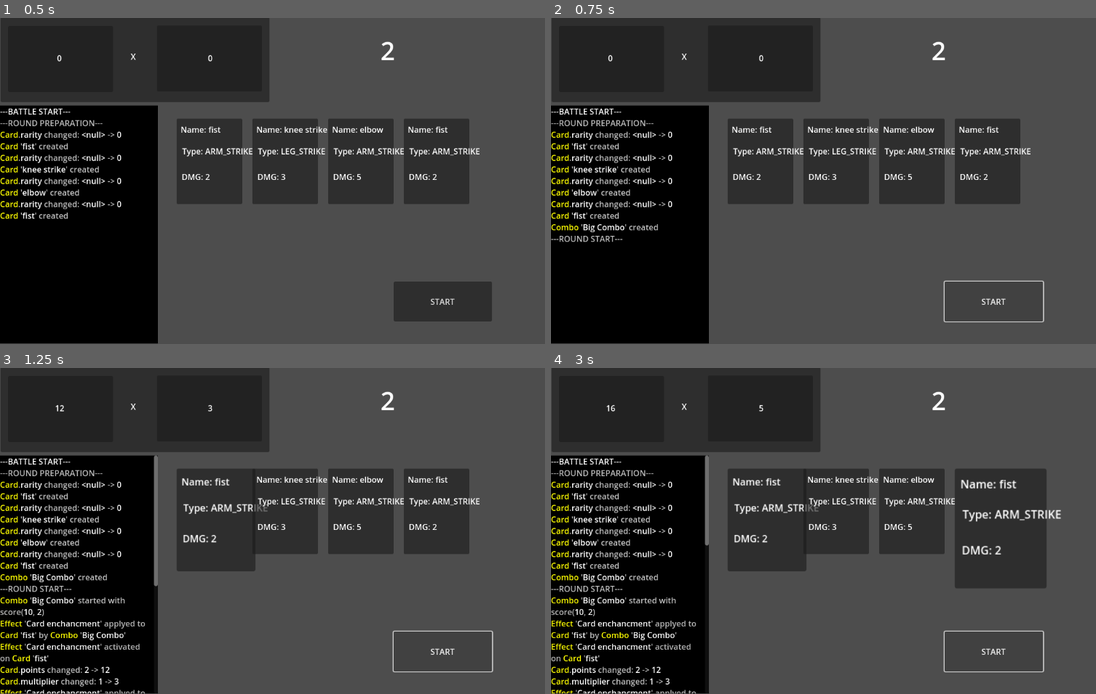
Above: before the commit, frames 1-4 (two rows, left to right).
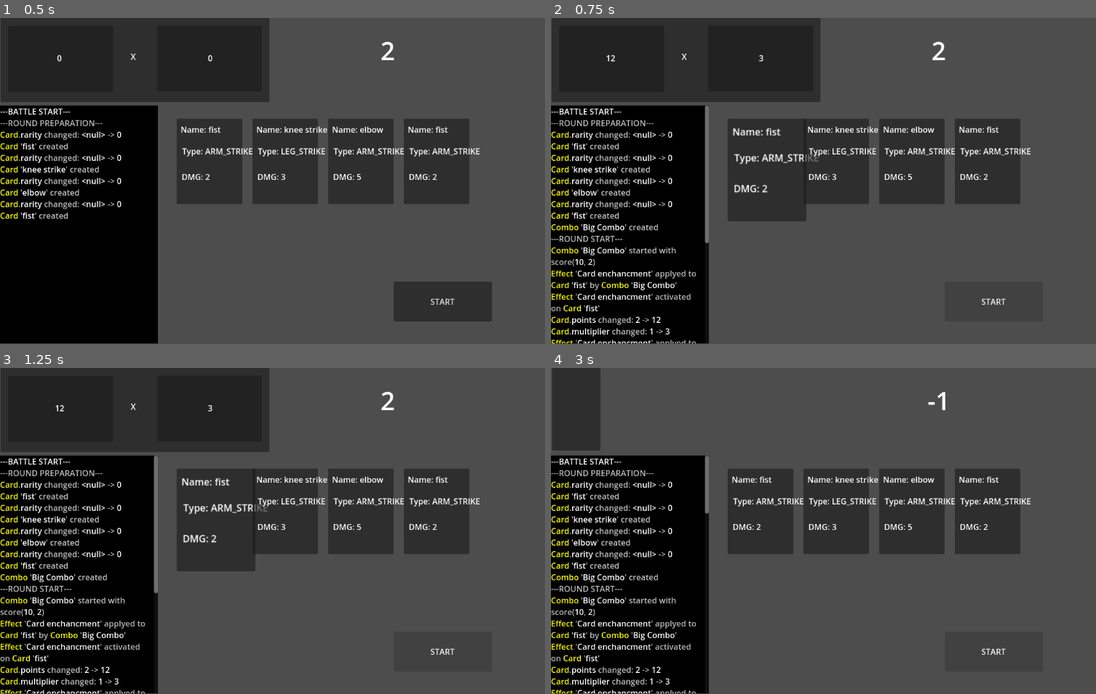
Above: after the commit, the same moments.

Repository: C0ldSt33l/Fighting-Card-Game
Game: Godot game, scene res://test_scene.tscn
Same seed, same stepped clock (60 frames per second), same inputs: the game is played once before the commit and once after it.
Inputs:
- Up to frame 1 (0.5 s): no input
- Up to frame 2 (0.75 s): click "START" at 0.5 s
- Up to frame 3 (1.25 s): no input
- Up to frame 4 (3 s): click "START" at 1.25 s; click "START" at 2 s; tap Enter (ui_accept) at 2.75, 2.85 s

Frame 1 is identical in both runs. In frame 2, 4.1% of the frame differs, in the area x 0-91%, y 11-100%; in frame 3, 0.2%; in frame 4, 16%, in the area x 0-94%, y 0-94%.

Commit message:
add turn-based round playing for debugging and some refactoring

Diff:
--- a/battle/cursor.gd
+++ b/battle/cursor.gd
@@ -4,8 +4,12 @@
 var size: int = -1
 
 
+func set_index(i: int) -> void:
+	self.index = i
+
+
 func set_size(size: int) -> void:
-	self.size = size - 1
+	self.size = size
 
 
 func reset() -> void:
--- a/card/card.gd
+++ b/card/card.gd
@@ -4,6 +4,7 @@
 @onready var name_label := $Background/Name as Label
 @onready var type_label := $Background/Type as Label
 @onready var dmg_label := $Background/DMG as Label
+var index: int
 
 enum BODY_PART {
 	ARM_STRIKE,
@@ -72,6 +73,9 @@
 var effects: Array[Effect] = []
 var used_effects: Array[Effect] = []
 
+var input_is_active: bool
+
+
 
 func _ready() -> void:
 	self.name_label.text += str(self.card_name)
@@ -83,12 +87,15 @@
 	Events.obj_created.emit(self)
 
 
+# TODO: add animation
 func play() -> void:
-	# TODO: add animation
+	print('enter to play')
 	self.scale += Vector2(0.2, 0.2)
 	# NOTE: maybe do this after card is played
 	Game.battle.counter.points += self.points
 	Game.battle.counter.multiplier += self.multiplier
+
+	print('exit from play')
 
 
 func add_tags(new_tags: Dictionary) -> void:
--- a/counter/counter.gd
+++ b/counter/counter.gd
@@ -68,6 +68,7 @@
 
 func show_score_panel() -> void:
 	self.score_panel.show()
+	self.round_score_panel.hide()
 
 
 func hide_score_panel() -> void:
@@ -76,6 +77,7 @@
 
 func show_final_score_panel() -> void:
 	self.round_score_panel.show()
+	self.round_score_panel.size.x = 0
 	while(self.round_score_panel.size.x < self.score_panel.size.x):
 		await get_tree().create_timer(0.01).timeout
 		round_score_panel.size.x =round_score_panel.size.x + 4
--- /dev/null
+++ b/counter/score.gd
@@ -0,0 +1,24 @@
+class_name Score
+
+var points := 0 :
+    set = set_points
+var multiplier := 1 :
+    set = set_multiplier
+
+
+signal points_changed(old: int, new: int, diff: int)
+signal multiplier_changed(old: int, new: int, diff: int)
+
+
+func set_points(val: int) -> void:
+    self.points_changed.emit(self.points, val, val - self.points)
+    self.points = val
+
+
+func set_multiplier(val: int) -> void:
+    self.multiplier_changed.emit(self.multiplier, val, val - self.multiplier)
+    self.multiplier = val
+
+
+func calculate_score() -> int:
+    return self.points * self.multiplier
--- a/test_scene.gd
+++ b/test_scene.gd
@@ -6,7 +6,7 @@
 @onready var timer := $Timer as Timer
 @onready var counter := $Counter as Counter
 @onready var round_counter:= $"Round counter" as Label
-
+@onready var start_button := $"Start button" as Button
 
 var cards_on_table: Array[Card] = []
 var cards_in_hand: Array[Card] = []
@@ -27,29 +27,49 @@
 var effects: Array[Effect] = []
 var used_effects: Array[Effect]= []
 
+# If `true` allow to play card by pressing `Enter` or `Space`
+var is_turn_based_mode := true
+
+enum BATTLE_STAGE {
+	ROUND_PREPARATION,
+	ROUND_PLAYING,
+}
+
+signal next_card_key_pressed
+
 
 func _ready() -> void:
 	Events.connect_events({
 		battle_started = self.start_round_preparation,
 
-		# round_started = self.on_round_started,
-		# round_ended = self.on_round_ended,
-		# round_exit = self.on_round_exit,
+		round_started = self.on_round_started,
+		round_ended = self.on_round_ended,
+		round_exit = self.on_round_exit,
 
 		card_started = self.on_card_started,
 		card_ended = self.on_card_ended,
-		# card_exit = self.on_card_exit,
+		card_exit = self.on_card_exit,
 
 		combo_started = self.on_combo_started,
-		# combo_ended = self.on_combo_ended,
-		# combo_exit = self.on_combo_exit,
+		combo_ended = self.on_combo_ended,
+		combo_exit = self.on_combo_exit,
 	})
+
+	# self.next_card_key_pressed.connect(func (): print('input'))
+
 	Game.battle = self
 	self.round_counter.text = str(self.round_count)
 	Events.battle_started.emit()
+	# self.start_round_preparation()
+
+
+func _input(event: InputEvent) -> void:
+	if Input.is_action_just_pressed('ui_accept'):
+		self.next_card_key_pressed.emit()
 
 
 func start_round_preparation() -> void:
+	self.counter.show_score_panel()
 	Events.round_preparation_started.emit()
 	var configs := [
 		{
@@ -79,8 +99,8 @@
 	]
 	var spawn_pos := Vector2(350, 200)
 
-	for config in configs:
-		self.spawn_card(config, spawn_pos)
+	for i in len(configs):
+		self.spawn_card(i, configs[i], spawn_pos)
 		spawn_pos.x += 150
 
 	# var e := Effects.EFFECTS['Extra points'] as Effect
@@ -94,15 +114,21 @@
 # TODO: move `check_combos()` in round preparation stage
 func start_round() -> void:
 	self.check_combos()
+
 	Events.round_started.emit()
 	self.round_count -= 1
 	if self.cards_on_table.size() == 0: return
 
-	self.timer.start()
+	self.card_cursor.set_size(self.cards_on_table.size())
+	self.combo_cursor.set_size(self.combos_on_table.size())
+
+	if self.is_turn_based_mode:
+		self.play_card()
+	else:
+		self.timer.start()
 
 
 func end_round() -> void:
-	Events.round_exit.emit()
 	self.round_counter.text = str(self.round_count)
 	self.timer.stop()
 
@@ -112,8 +138,6 @@
 		if e.activation_time == Effect.ACTIVATION_TIME.ROUND_END:
 			e.activate()
 
-	for c in self.combos_on_table:
-		c.free()
 	self.combos_on_table.clear()
 	self.combo_cursor.reset()
 
@@ -124,47 +148,49 @@
 
 	self.effects.clear()
 
-	if self.round_count == 0:
-		Events.battle_ended.emit()
-		return
-
-	self.start_round_preparation()
+	Events.round_exit.emit()
 
 
 func play_card() -> void:
+	print('enter in play_card')
 	var card := self.cur_card
 	var combo := self.cur_combo
 
 	if combo and card == combo.start_card:
 		Events.combo_started.emit(combo)
 
-	Events.card_started.emit(card)
-	card.play()
+	Events.card_started.emit(card);\
+		card.play();\
+		if (self.is_turn_based_mode):
+			await self.next_card_key_pressed
 	Events.card_ended.emit(card)
+
 	if card.is_all_effects_activated():
 		Events.card_exit.emit(card)
 
 	if combo and card == combo.end_card:
 		Events.combo_ended.emit(combo)
 		# combo.apply_effect()
-		self.combos_on_table.erase(combo)
 		if combo.is_all_effects_activated():
 			Events.combo_exit.emit(combo)
 
-	self.card_cursor.move_foward()
+
+	print('exit from play_card')
 	if self.card_cursor.index == self.cards_on_table.size():
 		Events.round_ended.emit()
 		self.end_round()
-
-
-func spawn_card(config: Dictionary, pos: Vector2) -> void:
+	elif self.is_turn_based_mode:
+		self.play_card()
+
+
+func spawn_card(index: int, config: Dictionary, pos: Vector2) -> void:
 	var card := CardFactory.create_with_binding(
 		self,
 		func (c: Card) -> void:
+			c.index = index
 			c.add_tags(config)
 			c.position = pos
 	)
-
 	self.cards_on_table.append(card)
 
 
@@ -217,8 +243,8 @@
 
 func on_round_preparation_started() -> void: pass
 func on_round_started() -> void:
-	for c in self.combos_on_table:
-		self.counter.add(c.points, c.multiplier)
+	# for c in self.combos_on_table:
+	# 	self.counter.add(c.points, c.multiplier)
 	self.activate_effects(Effect.ACTIVATION_TIME.ROUND_START)
 
 # TODO: reset counter effects
@@ -230,8 +256,11 @@
 	self.effects.clear()
 	self.used_effects.clear()
 
+	self.start_round_preparation()
+
 
 func on_card_started(c: Card) -> void:
+	# print('card started: ', c.index, ' cur index: ', self.card_cursor.index)
 	var effs: Array[Effect] = c.effects.filter(
 		func (e: Effect):
 			return e.activation_time == Effect.ACTIVATION_TIME.CARD_START
@@ -240,6 +269,9 @@
 		e.activate()
 
 func on_card_ended(c: Card) -> void:
+	self.card_cursor.move_foward()
+	c.scale = Vector2.ONE
+
 	var effects: Array[Effect] = c.effects.filter(
 		func (e: Effect):
 			return e.activation_time == Effect.ACTIVATION_TIME.CARD_END
@@ -252,18 +284,19 @@
 
 
 func on_combo_started(c: Combo) -> void:
+	# print('combo started: ', c.name, ' index: ', self.combo_cursor.index)
 	match (c.effect.activation_time):
 		Effect.ACTIVATION_TIME.CARD_START, Effect.ACTIVATION_TIME.CARD_END:
-			print('fuck')
 			c.apply_effect_to_cards()
 		Effect.ACTIVATION_TIME.COMBO_START:
-			print('effect is activated at combo start')
 			for card in c.cards:
 				c.effect.set_target(card)
 				c.effect.activate()
 
 
 func on_combo_ended(c: Combo) -> void:
+	self.combo_cursor.move_foward()
+
 	var effects: Array[Effect] = c.effects.filter(
 		func (e: Effect):
 			return e.activation_time == Effect.ACTIVATION_TIME.COMBO_END
--- a/test_scene.tscn
+++ b/test_scene.tscn
@@ -10,11 +10,12 @@
 [node name="Timer" type="Timer" parent="."]
 wait_time = 0.5
 
-[node name="Button" type="Button" parent="."]
+[node name="Start button" type="Button" parent="."]
 offset_left = 780.0
 offset_top = 524.0
 offset_right = 975.0
 offset_bottom = 603.0
+focus_mode = 0
 text = "START"
 
 [node name="Counter" parent="." instance=ExtResource("2_wm142")]
@@ -39,4 +40,4 @@
 uppercase = true
 
 [connection signal="timeout" from="Timer" to="." method="play_card"]
-[connection signal="pressed" from="Button" to="." method="start_round"]
+[connection signal="pressed" from="Start button" to="." method="start_round" flags=3]
